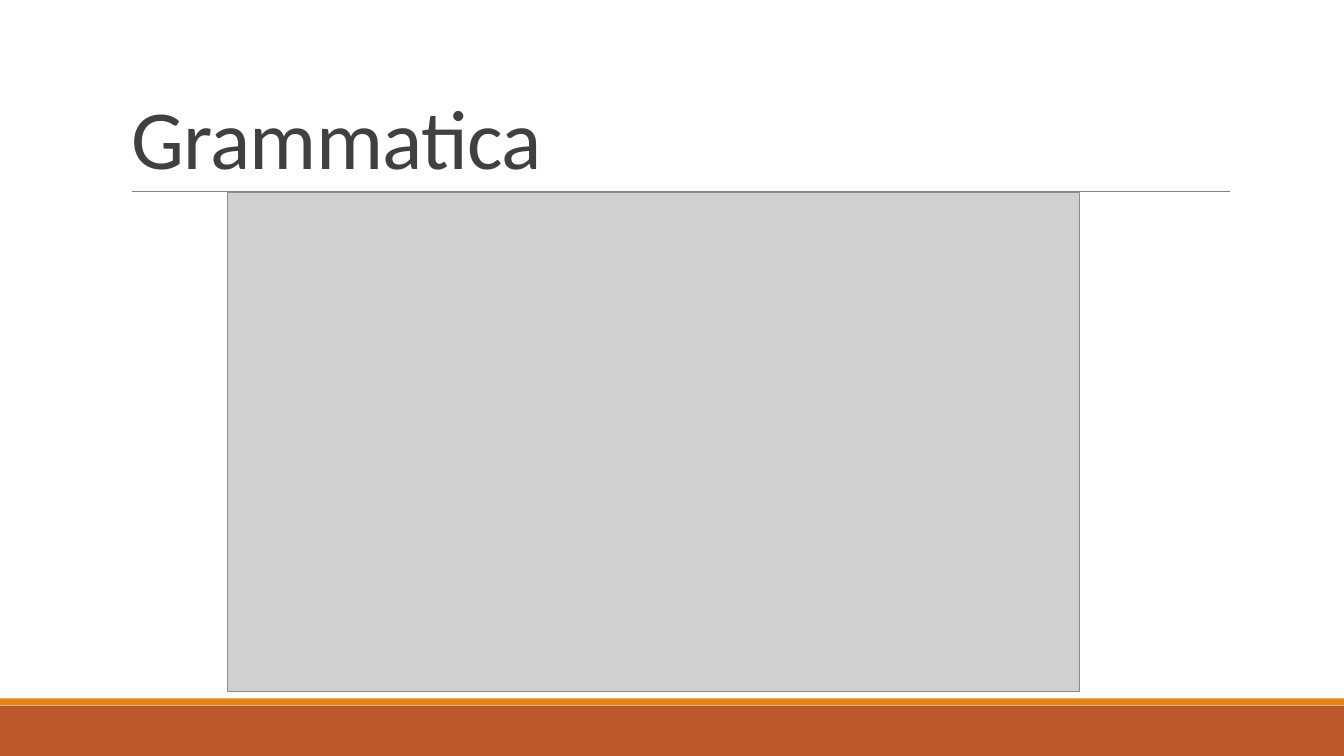
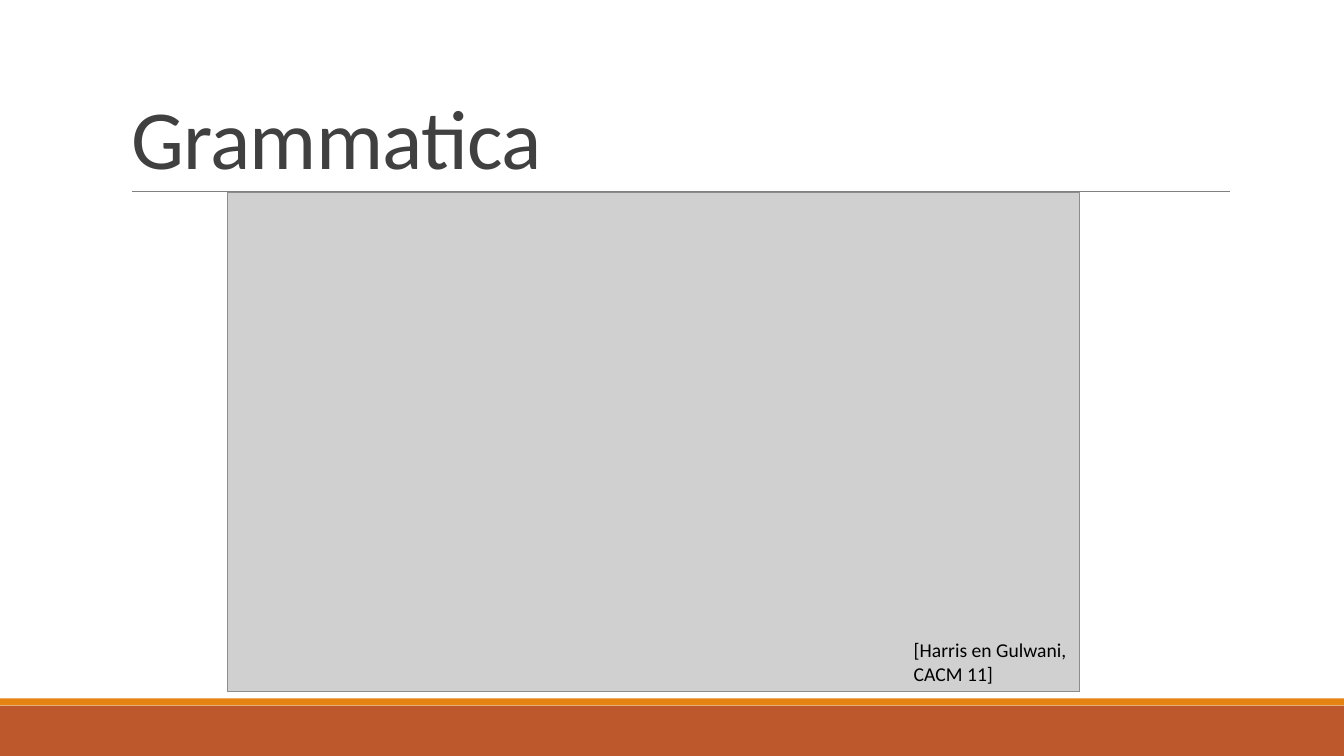
Before and after one commit to TomDeGroote/Bachelorproef, a slide deck: slide 15 of Opdracht 2/Jeroen/Literatuurstudie_Jeroen.pptx. Drawn at 1344x756 pixels with LibreOffice and Linux fonts; fonts in the diff are those of the drawing; grey boxes stand for pictures. Boxes give left, top, right and bottom in pixels: in the first picture for what was removed or moved away, otherwise in the second. Text is boxed around its words. In the diff, an @@ line names an element or a change of style, - is before the commit and + after.

```diff
--- a/Opdracht 2/Jeroen/Literatuurstudie_Jeroen.pptx
+++ b/Opdracht 2/Jeroen/Literatuurstudie_Jeroen.pptx
@@ text added at (x1=914, y1=643, x2=1066, y2=684), 14 pt, text #000000 @@
+[Harris en Gulwani, CACM 11]
```
Also in this commit, not shown: 5 other slides changed, 3 slides added, 2 slides removed, 1 other file.
